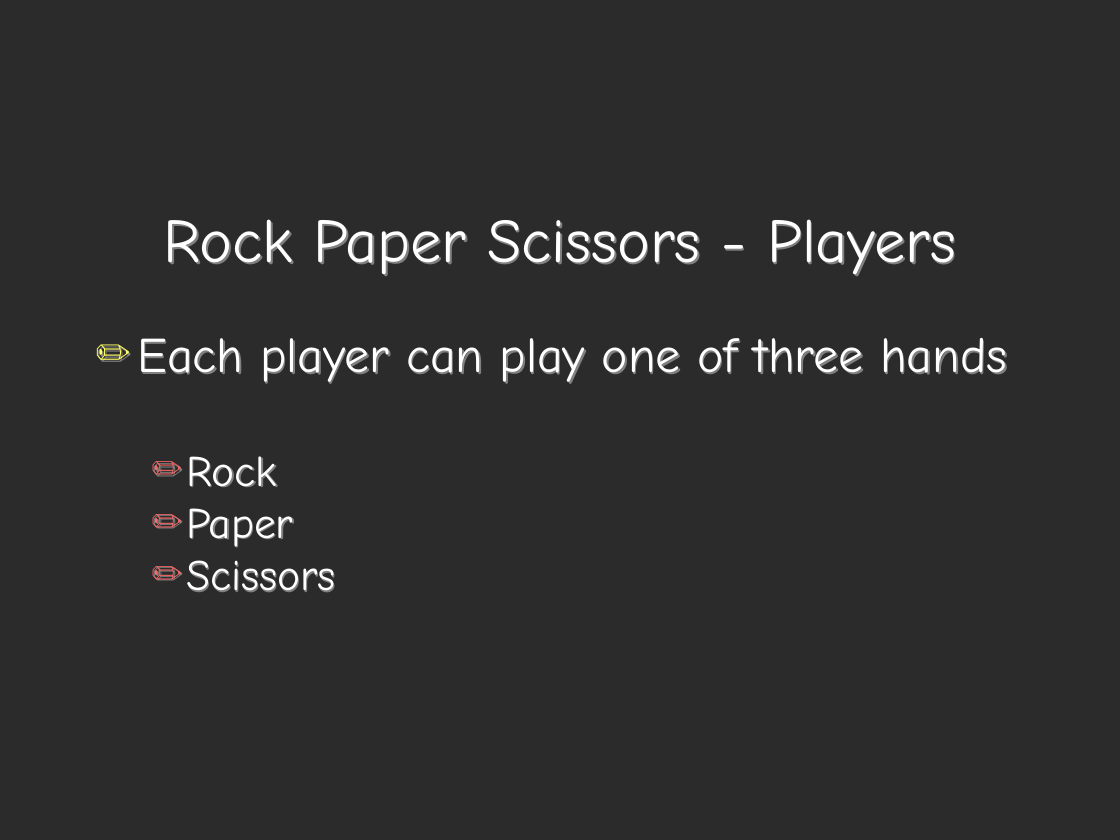
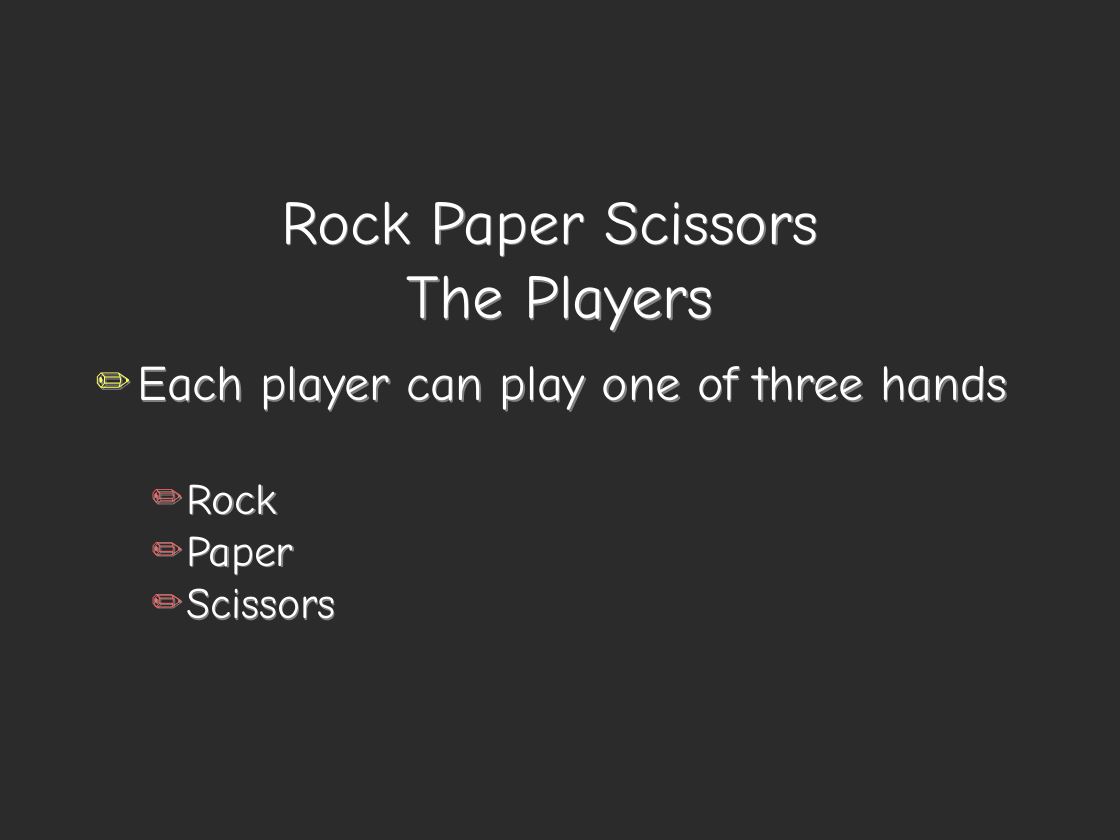
Before and after one commit to areinmeyer/rock_paper_scissors, a slide deck: slide 12 of atlrug_rock_paper_scissors.ppt (slide 11 before the commit). Drawn at 1120x840 pixels with LibreOffice and Linux fonts; fonts in the diff are those of the drawing; background and template pictures are left out; a plain dark background stands for a picture behind light text. Boxes give left, top, right and bottom in pixels: in the first picture for what was removed or moved away, otherwise in the second. Text is boxed around its words. In the diff, an @@ line names an element or a change of style, - is before the commit and + after.

Commit message:
Updated some slides

```diff
--- a/atlrug_rock_paper_scissors.ppt
+++ b/atlrug_rock_paper_scissors.ppt
@@ title at <box>281,201,818,332</box>: text changed @@
-Rock Paper Scissors - Players
+Rock Paper Scissors
+The Players
@@ text "Each player can play one ...": place and size @@
-text "Each player can play one ..." at <box>137,338,1007,592</box>
+text "Each player can play one ..." at <box>137,366,1007,620</box>
```
Also in this commit, not shown: 3 other slides changed.
